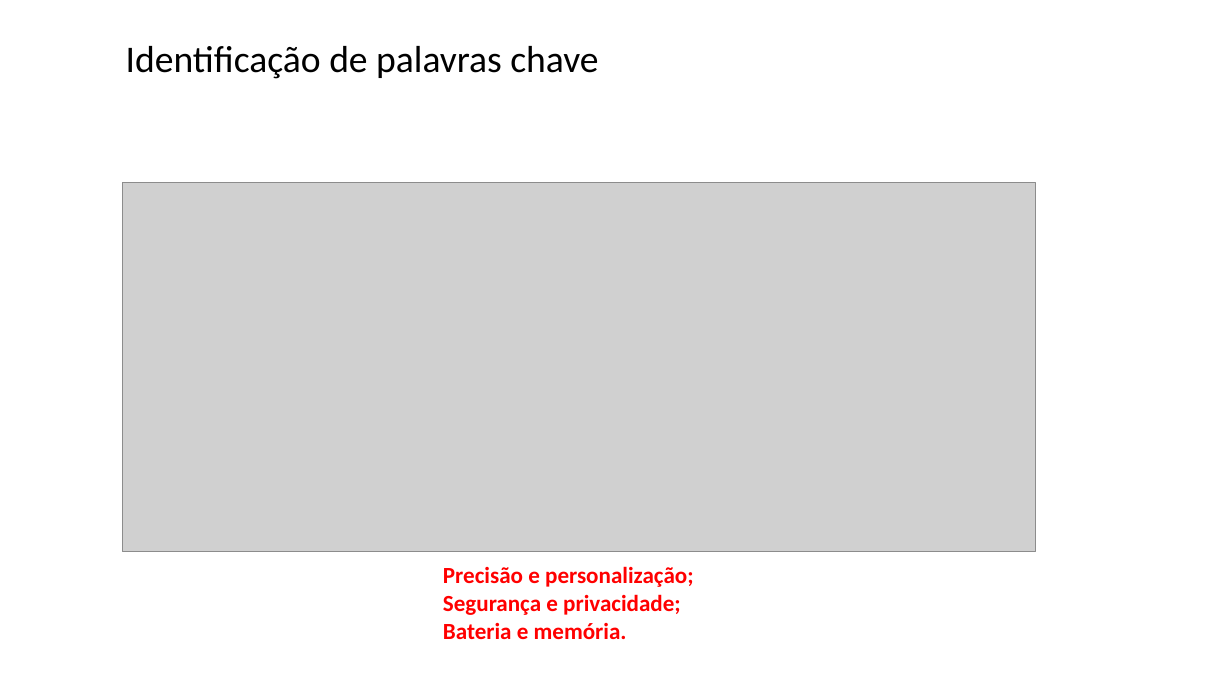
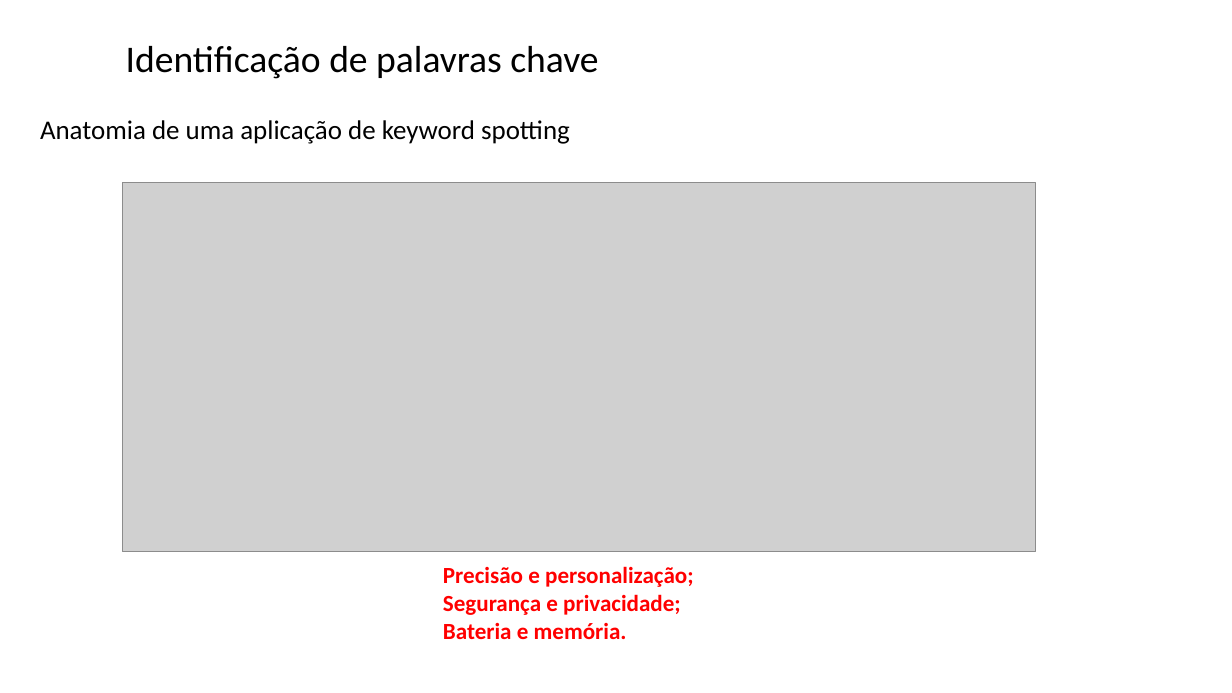
Before and after one commit to zz4fap/tp557-iot-ml, a slide deck: slide 11 of slides/TP557_17_identificação_palavras_chave.pptx (slide 7 before the commit). Drawn at 1232x693 pixels with LibreOffice and Linux fonts; fonts in the diff are those of the drawing; grey boxes stand for pictures; background and template pictures are left out. Boxes give left, top, right and bottom in pixels: in the first picture for what was removed or moved away, otherwise in the second. Text is boxed around its words. In the diff, an @@ line names an element or a change of style, - is before the commit and + after.

```diff
--- a/slides/TP557_17_identificação_palavras_chave.pptx
+++ b/slides/TP557_17_identificação_palavras_chave.pptx
@@ text added at [40,120,570,144], 21 pt, text #000000 @@
+Anatomia de uma aplicação de keyword spotting
```
Also in this commit, not shown: 6 other slides changed, 6 slides added.
